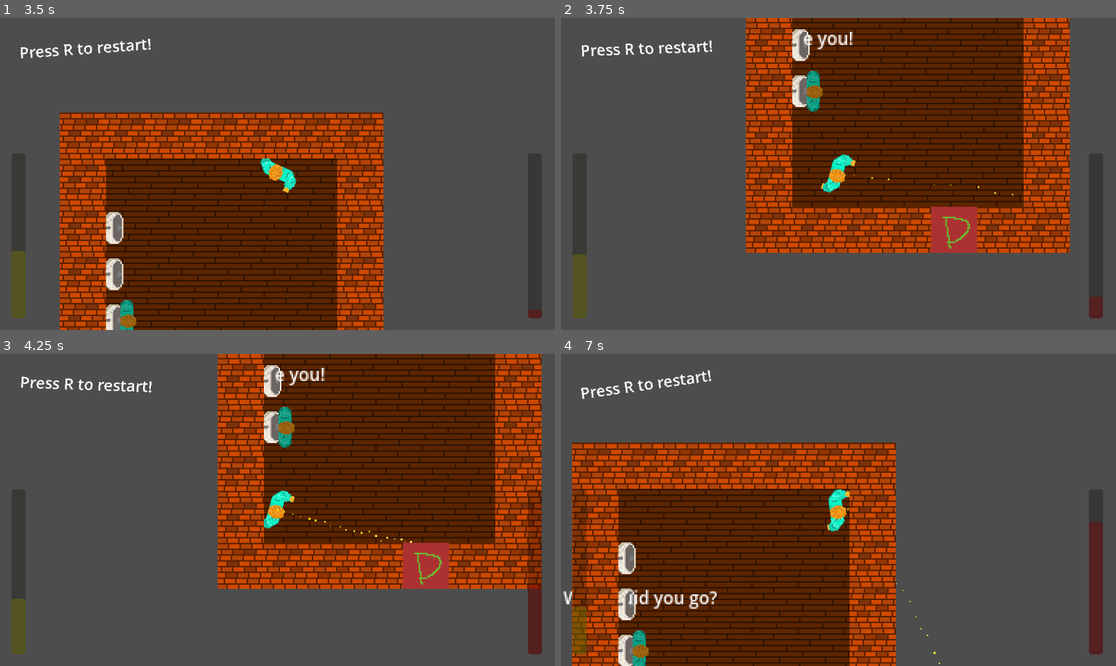
Above: before the commit, frames 1-4 (two rows, left to right).
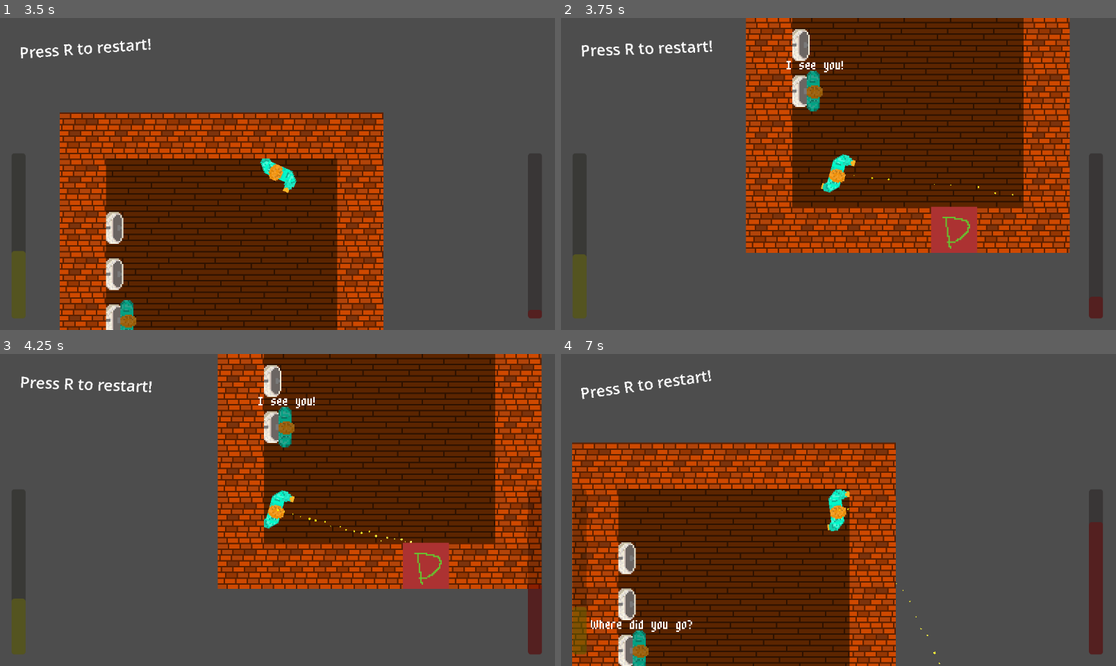
Above: after the commit, the same moments.

Repository: Jibby-Games/PizzaJam11
Game: Godot game, scene res://levels/level3.tscn
The game is run twice, just before and just after one commit, with the same random seed, the same clock (stepped at 60 frames per second) and the same inputs. This scene is started directly instead of the project's main scene.
Inputs (mouse positions are in pixels of both pictures, inside the frame that each line leads up to):
- Up to frame 1 (3.5 s): tap R (restart) every 0.75 s from 0.5 to 2.75 s; move the mouse to (399, 158) at 0.52 s; press the mouse at (399, 158) at 0.53 s; hold D (right) 0.53-1.28 s; move the mouse to (166, 189) at 1.27 s; release the mouse at (166, 189) at 1.28 s; hold S (down) 1.28-2.03 s; click (166, 189) at 1.35 s; move the mouse to (333, 105) at 2.02 s; press the mouse at (333, 105) at 2.03 s; hold D (right) 2.03-2.78 s; move the mouse to (249, 236) at 2.77 s; release the mouse at (249, 236) at 2.78 s; hold W (up) from 2.78 s (still down); click (249, 236) at 2.85 s
- Up to frame 2 (3.75 s): tap R (restart) at 3.5 s; move the mouse to (1005, 220) at 3.52 s; release W (up) at 3.53 s; press the mouse at (1005, 220) at 3.53 s; hold A (left) from 3.53 s (still down)
- Up to frame 3 (4.25 s): keep holding A (left)
- Up to frame 4 (7 s): tap R (restart) at 4.25 s; move the mouse to (672, 463) at 4.27 s; release the mouse at (672, 463) at 4.28 s; click (672, 463) at 4.35 s; move the mouse to (866, 510) at 5.02 s; release A (left) at 5.03 s; press the mouse at (866, 510) at 5.03 s; hold S (down) 5.03-5.78 s; move the mouse to (755, 432) at 5.77 s; release the mouse at (755, 432) at 5.78 s; hold D (right) 5.78-6.53 s; click (755, 432) at 5.85 s; move the mouse to (960, 494) at 6.52 s; press the mouse at (960, 494) at 6.53 s; hold W (up) from 6.53 s (still down)

Frame 1 is identical in both runs. In frame 2, 0.3% of the frame differs, in the area x 40-53%, y 4-18%; in frame 3, 0.3%; in frame 4, 0.7%, in the area x 0-29%, y 75-90%.

Commit message:
Add dialogue system

Diff:
--- /dev/null
+++ b/objects/DialogueBox.gd
@@ -0,0 +1,32 @@
+extends Node2D
+
+## Display time is dynamically calculated from word length.
+## Words per minute.
+@export var wpm = 60
+
+var follow_object: Object
+@export var horizontal_offset = 0
+@export var vertical_offset = -20
+
+# Called when the node enters the scene tree for the first time.
+func _ready():
+	print("Spawned a dialogue box!")
+	var num_words = len($Label.text.split(" "))
+	print("This dialoge box has %d words" % num_words)
+	$Timer.wait_time = num_words / (wpm / 60)
+	print("I will display for %s seconds" % $Timer.wait_time)
+
+
+# Called every frame. 'delta' is the elapsed time since the previous frame.
+func _process(delta):
+	var offset = Vector2(horizontal_offset, vertical_offset)
+	global_position = follow_object.global_position + offset
+
+
+func set_text(text: String) -> void:
+	$Label.text = text
+
+
+func _on_timer_timeout():
+	print("Timer ran out!")
+	queue_free()
--- /dev/null
+++ b/objects/DialogueBox.tscn
@@ -0,0 +1,35 @@
+[gd_scene load_steps=4 format=3 uid="uid://djopihf2jr7h0"]
+
+[ext_resource type="Script" path="res://objects/DialogueBox.gd" id="1_i2emr"]
+[ext_resource type="FontFile" uid="uid://brm1k02ldync3" path="res://ui/m3x6.ttf" id="2_5p82u"]
+
+[sub_resource type="LabelSettings" id="LabelSettings_4qg0y"]
+font = ExtResource("2_5p82u")
+
+[node name="DialogueBox" type="Node2D"]
+z_index = 100
+z_as_relative = false
+script = ExtResource("1_i2emr")
+
+[node name="Label" type="Label" parent="."]
+anchors_preset = 8
+anchor_left = 0.5
+anchor_top = 0.5
+anchor_right = 0.5
+anchor_bottom = 0.5
+offset_left = -99.5
+offset_top = -11.5
+offset_right = 99.5
+offset_bottom = 11.5
+grow_horizontal = 2
+grow_vertical = 2
+text = "This is some test dialogue"
+label_settings = SubResource("LabelSettings_4qg0y")
+horizontal_alignment = 1
+vertical_alignment = 1
+
+[node name="Timer" type="Timer" parent="."]
+wait_time = 5.0
+autostart = true
+
+[connection signal="timeout" from="Timer" to="." method="_on_timer_timeout"]
--- a/objects/NPC.tscn
+++ b/objects/NPC.tscn
@@ -66,14 +66,7 @@
 [sub_resource type="CircleShape2D" id="CircleShape2D_2ouwl"]
 radius = 64.0
 
-[sub_resource type="SystemFont" id="SystemFont_u5xlk"]
-
-[sub_resource type="LabelSettings" id="LabelSettings_gumfs"]
-font = SubResource("SystemFont_u5xlk")
-font_size = 12
-
-[node name="UrinalOccupant" type="CharacterBody2D"]
-top_level = true
+[node name="NPC" type="CharacterBody2D"]
 z_index = 3
 
 [node name="BodySpriteAnim" type="AnimatedSprite2D" parent="."]
@@ -116,29 +109,5 @@
 shape = SubResource("CircleShape2D_2ouwl")
 debug_color = Color(0.654902, 0.462745, 0.615686, 0.419608)
 
-[node name="RemoteTransform2D" type="RemoteTransform2D" parent="."]
-remote_path = NodePath("..")
-update_rotation = false
-
-[node name="Reason" type="Label" parent="RemoteTransform2D"]
-anchors_preset = 8
-anchor_left = 0.5
-anchor_top = 0.5
-anchor_right = 0.5
-anchor_bottom = 0.5
-offset_left = -89.0
-offset_top = -56.0
-offset_right = 89.0
-offset_bottom = -17.0
-grow_horizontal = 2
-grow_vertical = 2
-text = "NPC Dialogue
-second line"
-label_settings = SubResource("LabelSettings_gumfs")
-horizontal_alignment = 1
-vertical_alignment = 1
-autowrap_mode = 3
-text_overrun_behavior = 3
-
 [connection signal="body_entered" from="NPCProximity" to="NPCProximity" method="_on_body_entered"]
 [connection signal="body_exited" from="NPCProximity" to="NPCProximity" method="_on_body_exited"]
--- a/objects/NPCProximity.gd
+++ b/objects/NPCProximity.gd
@@ -1,9 +1,13 @@
 extends Area2D
 
 
+var DIALOGUE_SCENE = preload("res://objects/DialogueBox.tscn")
+
+var dialogue_instance
+
 # Called when the node enters the scene tree for the first time.
 func _ready():
-	set_text("")
+	pass
 
 
 # Called every frame. 'delta' is the elapsed time since the previous frame.
@@ -11,8 +15,17 @@
 	pass
 
 
+## Spawn a text box object containing the text
 func set_text(text: String) -> void:
-	$"../RemoteTransform2D/Reason".text = text
+	# If a dialogue box already exists, delete it
+	if is_instance_valid(dialogue_instance):
+		dialogue_instance.queue_free()
+
+	dialogue_instance = DIALOGUE_SCENE.instantiate()
+	dialogue_instance.follow_object = self
+	dialogue_instance.set_text(text)
+
+	get_parent().get_parent().add_child(dialogue_instance)
 
 
 func _on_body_entered(body):
--- a/player/player.gd
+++ b/player/player.gd
@@ -9,12 +9,13 @@
 @export var max_embarrassment = 100
 var current_embarrassment = 0
 var frame_embarrassment_increment = 0
-var miss_piss_embarrassment_penalty = 60
+@export var miss_piss_embarrassment_penalty = 60
+@export var base_embarrassment_increase = 0
 var last_embarrassment_reason := "You broke the game!"
 
 # per second
 var pissing_delta = 10
-var piss_buildup_delta = 1
+@export var piss_buildup_delta = 1
 
 # piss aiming vars
 var piss_distance_min := 5
@@ -49,7 +50,7 @@
 	if current_piss_volume >= max_piss_volume:
 		wet_self()
 
-	update_embarrassment()
+	update_embarrassment(delta)
 
 	update_bars()
 
@@ -79,7 +80,9 @@
 
 
 ## TODO: Have a proximity collider, and each node in that area should report any closeness embarrassment contributions
-func update_embarrassment() -> void:
+func update_embarrassment(delta: float) -> void:
+	frame_embarrassment_increment += base_embarrassment_increase * delta
+
 	current_embarrassment += frame_embarrassment_increment
 	frame_embarrassment_increment = 0
 
Not shown: 1 places in objects/NPC.tscn that only renumber resources
Binary file added: ui/m3x6.ttf
Not shown, added: ui/m3x6.ttf.import
